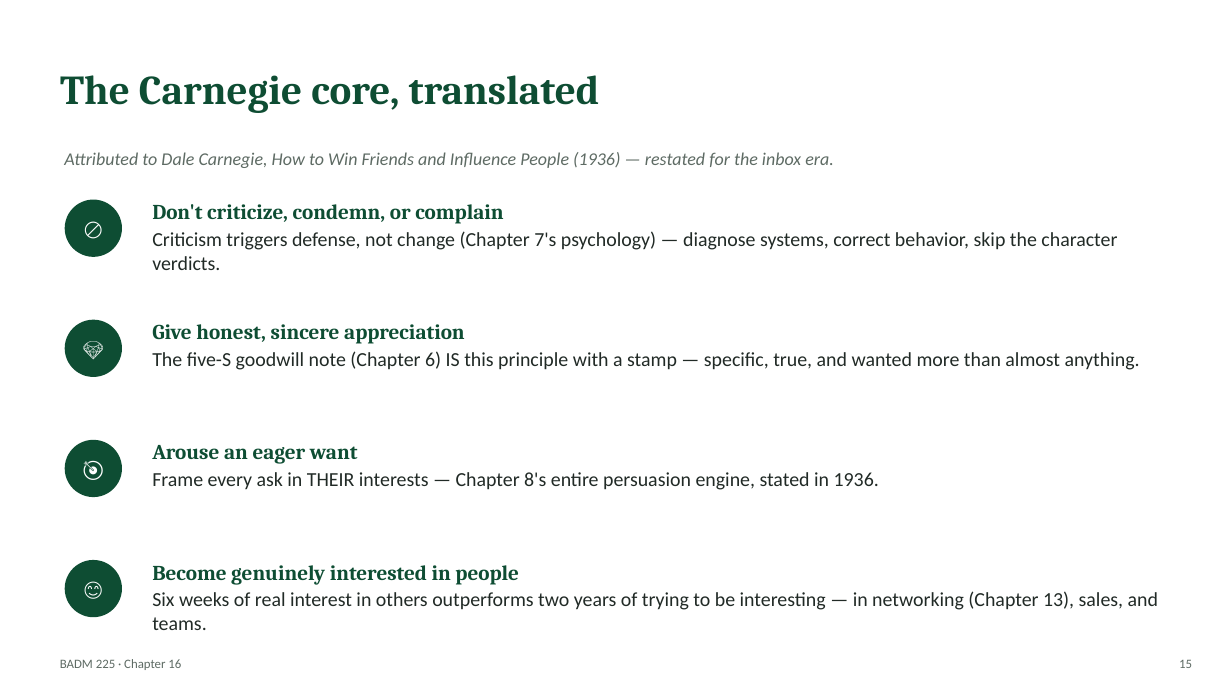
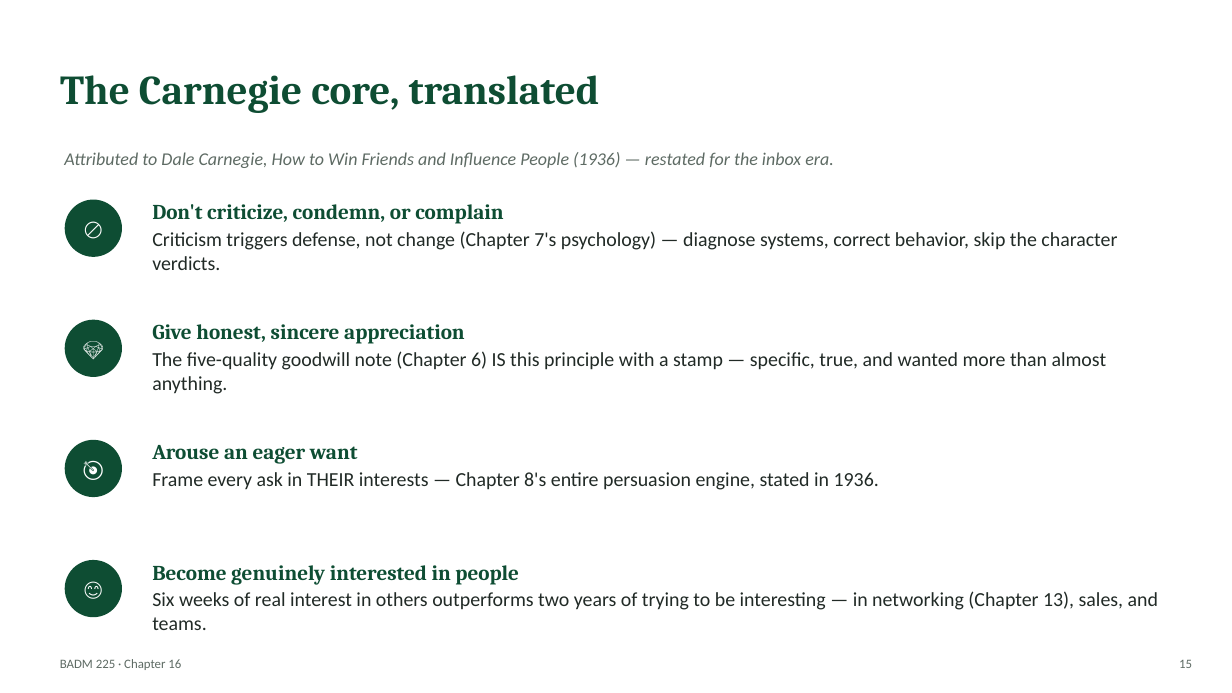
Before and after one commit to dbussan/badm-225, a slide deck: slide 15 of slides/ch16-leadership-under-pressure-influence.pptx. Drawn at 1232x693 pixels with LibreOffice and Linux fonts; fonts in the diff are those of the drawing. Boxes give left, top, right and bottom in pixels: in the first picture for what was removed or moved away, otherwise in the second. Text is boxed around its words. In the diff, an @@ line names an element or a change of style, - is before the commit and + after.

Commit message:
Fix issues found in independent review pass
- Rebalance quiz answer-key distribution in Ch7, 8, 9, 10, 12 guides (was mostly "b")
- Fix broken/circular cross-chapter references across Ch3, 6, 7, 8, 9, 11, 12, 15, 16, 17
- Remove residual UND/mascot references in Ch13 guide and deck
- Genericize a real accounting firm's name used in a Ch10 case study
- Correct a Carnegie misquote and mislabeled paraphrase in Ch16
- Fix minor citation misattributions (Wired author, attention-research term, MUM-effect years, Cialdini principle count)
- Rename Ch6's goodwill framework away from a textbook-specific label
- Fix a stem/answer mismatch and a syntax bug in the exam system
- Harden exam.html: obfuscate the answer key, fix a shared-computer session collision, fix a timezone bug in the instructor prefill

```diff
--- a/slides/ch16-leadership-under-pressure-influence.pptx
+++ b/slides/ch16-leadership-under-pressure-influence.pptx
@@ text at (152, 351, 1107, 394): text changed @@
-The five-S goodwill note (Chapter 6) IS this principle with a stamp — specific, true, and wanted more than almost anything.
+The five-quality goodwill note (Chapter 6) IS this principle with a stamp — specific, true, and wanted more than almost anything.
```
Also in this commit, not shown: 1 other slide changed, 44 other files.
